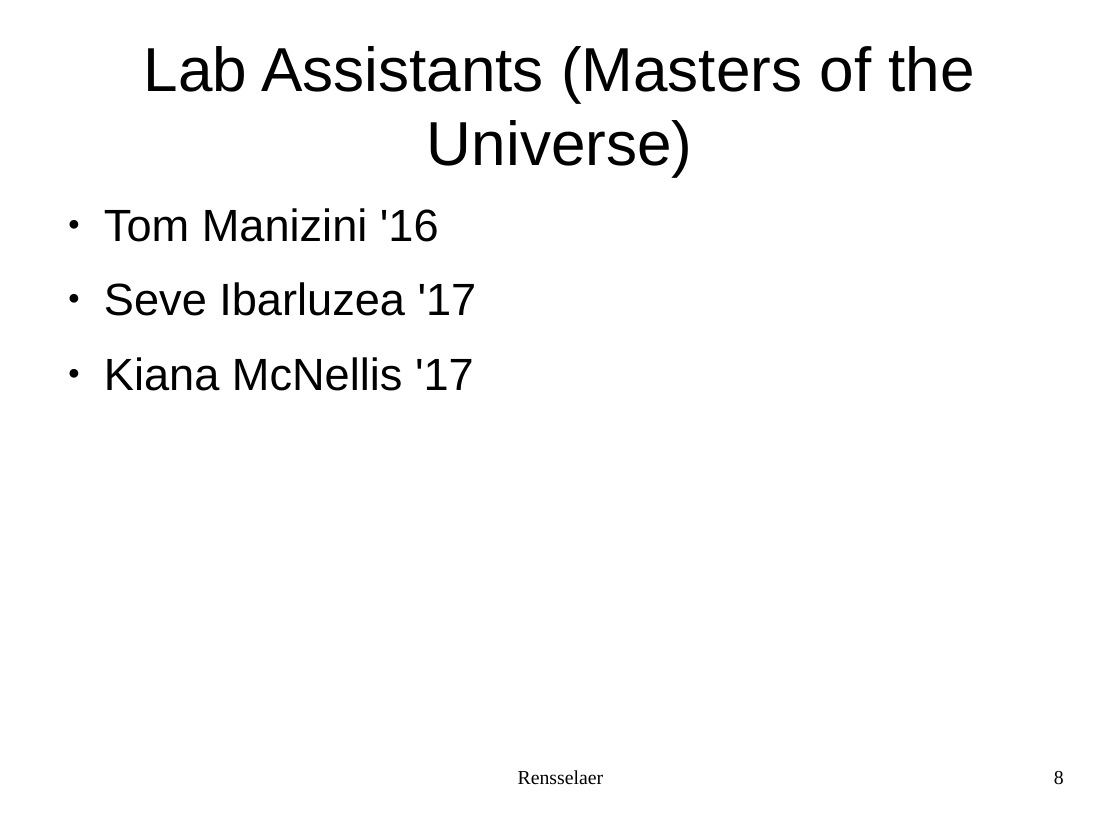
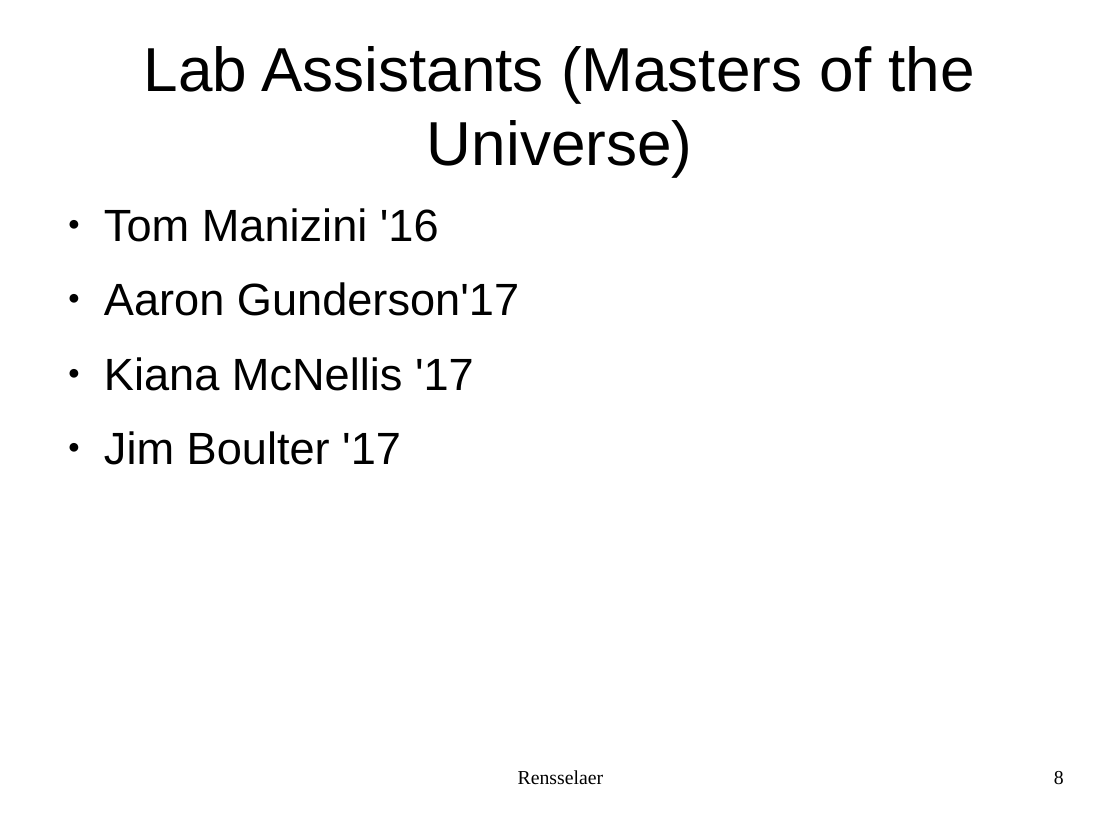
Before and after one commit to rcos/CSCI2963-01, a slide deck: slide 8 of Lectures/Lecture-1-1.odp. Drawn at 1120x840 pixels with LibreOffice and Linux fonts; fonts in the diff are those of the drawing. Boxes give left, top, right and bottom in pixels: in the first picture for what was removed or moved away, otherwise in the second. Text is boxed around its words. In the diff, an @@ line names an element or a change of style, - is before the commit and + after.

```diff
--- a/Lectures/Lecture-1-1.odp
+++ b/Lectures/Lecture-1-1.odp
@@ text at (104,282,519,316): text changed @@
-● Seve Ibarluzea '17
+● Aaron Gunderson'17
@@ text at (104,431,401,465): paragraph added @@
+● Jim Boulter '17
```
Also in this commit, not shown: 3 other slides changed, 3 other files.
